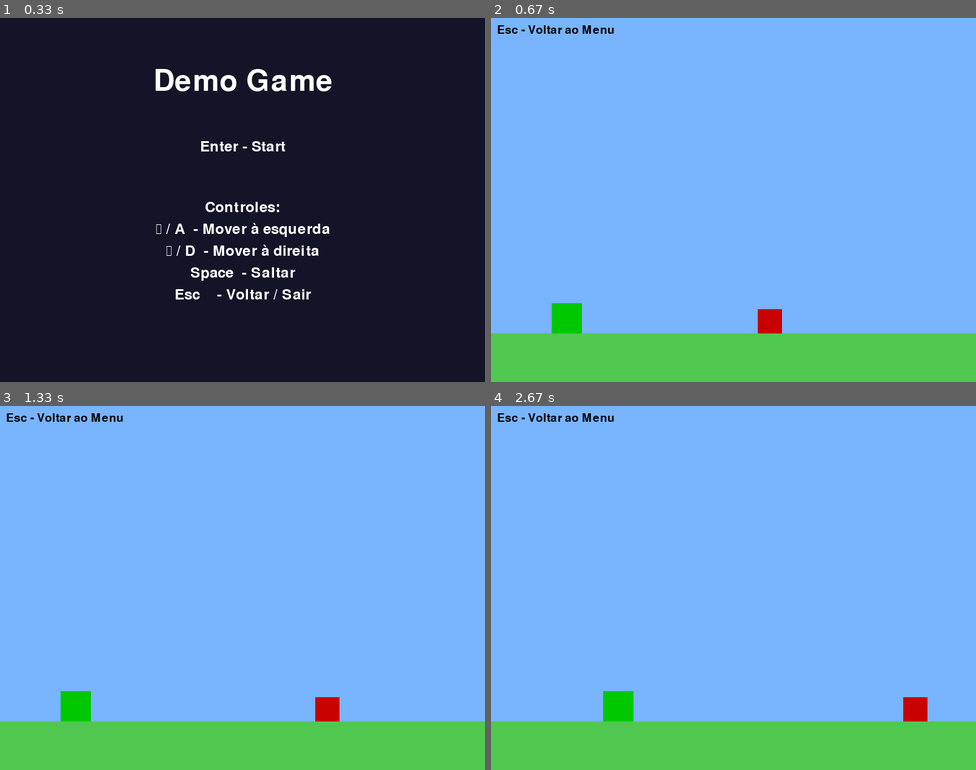
Above: before the commit, frames 1-4 (two rows, left to right).
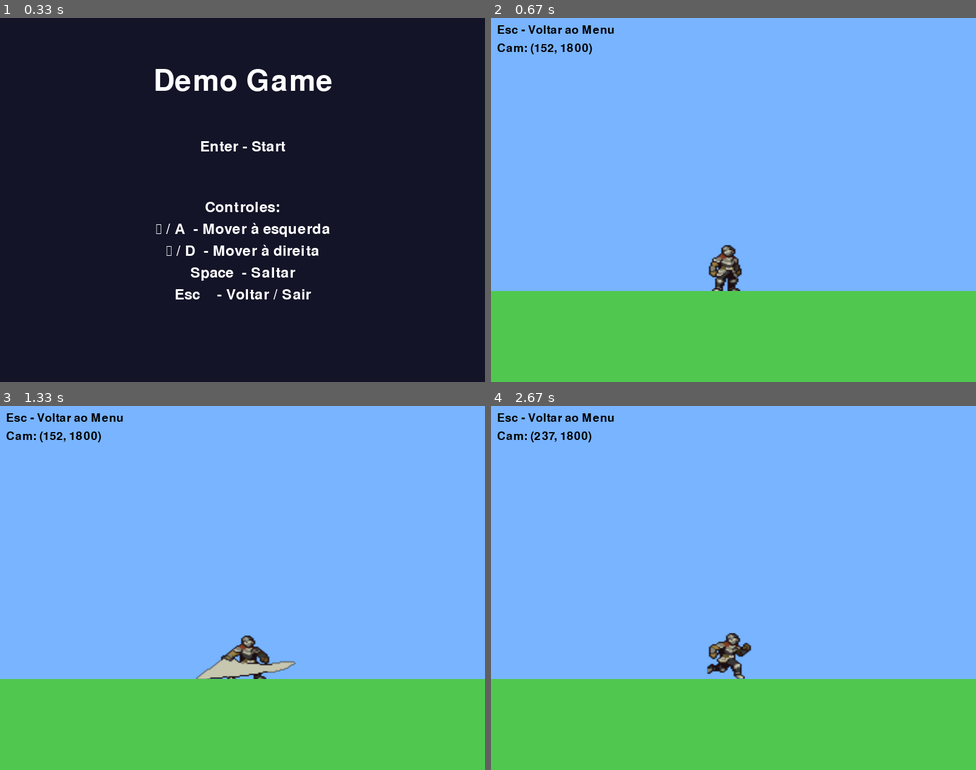
Above: after the commit, the same moments.

Repository: juniodevs/PyGameProject
Game: pygame game, started from src/main.py
Two runs of this game, one before a commit and one after it. Both use one fixed random seed, a clock stepped at 60 frames per second and the inputs below.
Inputs:
- Up to frame 1 (0.33 s): no input
- Up to frame 2 (0.67 s): tap Enter at 0.33 s
- Up to frame 3 (1.33 s): tap Space at 0.67 s; tap Ctrl at 1 s
- Up to frame 4 (2.67 s): tap Ctrl at 1.33 s; tap A at 1.67 s; tap W at 2 s; hold Right from 2.33 s (still down)

Frame 1 is identical in both runs. In frame 2, 13% of the frame differs, in the area x 0-100%, y 7-87%; in frame 3, 13%; in frame 4, 13%.

Commit message:
Add player animations and camera system
- Added various player animation images including death, fall, hit, idle, jump, jump fall in-between, run, and turn around.
- Implemented a camera system that follows the player, ensuring only the visible portion of the world is rendered.
- The camera respects map boundaries to prevent displaying areas outside the playable zone.
- Updated camera functionality to convert world coordinates to screen coordinates for rendering.

Diff:
--- /dev/null
+++ b/src/game/camera.py
@@ -0,0 +1,72 @@
+"""Camera system that follows the player."""
+import pygame
+
+
+class Camera:
+    """Camera follows the player and renders only visible portion of world.
+
+    The camera is centered on the player (or slightly offset for better visibility).
+    It respects map boundaries to prevent showing black void outside the playable area.
+    """
+
+    def __init__(self, screen_width, screen_height, world_width, world_height):
+        """Initialize camera.
+
+        Args:
+            screen_width: Display width in pixels
+            screen_height: Display height in pixels
+            world_width: Total world/map width in pixels
+            world_height: Total world/map height in pixels
+        """
+        self.screen_width = screen_width
+        self.screen_height = screen_height
+        self.world_width = world_width
+        self.world_height = world_height
+
+        # Camera position (top-left corner of visible area in world coordinates)
+        self.x = 0
+        self.y = 0
+
+    def update(self, target_rect):
+        """Update camera to follow target (usually the player).
+
+        Args:
+            target_rect: pygame.Rect of the entity to follow (player)
+        """
+        # Center camera on the target (player's center)
+        self.x = target_rect.centerx - self.screen_width // 2
+        self.y = target_rect.centery - self.screen_height // 2
+
+        # Clamp camera to world boundaries
+        self.x = max(0, min(self.x, self.world_width - self.screen_width))
+        self.y = max(0, min(self.y, self.world_height - self.screen_height))
+
+    def apply(self, rect):
+        """Convert world coordinates to screen coordinates.
+
+        Args:
+            rect: pygame.Rect in world space
+
+        Returns:
+            pygame.Rect in screen space (relative to camera view)
+        """
+        return rect.move(-self.x, -self.y)
+
+    def apply_point(self, x, y):
+        """Convert a point from world coordinates to screen coordinates.
+
+        Args:
+            x, y: Position in world space
+
+        Returns:
+            Tuple (screen_x, screen_y)
+        """
+        return (x - self.x, y - self.y)
+
+    def get_viewport_rect(self):
+        """Get the visible area of the world in world coordinates.
+
+        Returns:
+            pygame.Rect representing the camera's view in world space
+        """
+        return pygame.Rect(self.x, self.y, self.screen_width, self.screen_height)
--- a/src/game/entities/player.py
+++ b/src/game/entities/player.py
@@ -1,21 +1,112 @@
+import os
 import pygame
+import random
 
 
 class Player:
+    """Player with sprite-based animations.
+
+    Animations are loaded from src/assets/images/player and scaled to 38x20.
+    State machine handles smooth transitions between idle/run/turn/attack/jump/fall/hit/death.
+    """
+
     def __init__(self, x, y):
-        self.width = 50
-        self.height = 50
+        # target logical size for the sprite frames (increased size)
+        # Updated to 304x160 as per requirements
+        self.width = 304
+        self.height = 160
         self.rect = pygame.Rect(x, y, self.width, self.height)
+
+        # Movement
         self.speed = 5
         self.vel_x = 0
         self.vel_y = 0
         self.jump_power = -12
         self.gravity = 0.6
         self.on_ground = False
-        # direction player is facing: 1 = right, -1 = left
-        self.facing = 1
+        self.facing = 1  # 1 = right, -1 = left
+
+        # Animation state
+        self.animations = {}  # name -> list of Surfaces
+        self.state = 'idle'
+        self.anim_index = 0
+        self.last_anim_time = pygame.time.get_ticks()
+        # milliseconds per frame (can be tuned per animation)
+        self.frame_durations = {
+            'idle': 100,
+            'run': 80,
+            'turn': 80,
+            'attack1': 80,
+            'attack2': 70,
+            'jump': 120,
+            'jump_trans': 80,
+            'fall': 120,
+            'fall_trans': 80,
+            'hit': 250,
+            'death': 100,
+        }
+
+        # Attack toggle to alternate between attack1 and attack2
+        self._next_attack_is_two = False
+        # Lock movement while certain animations play
+        self.locked = False
+
+        # load sprites
+        self._load_sprites()
+
+    def _load_sprites(self):
+        """Load and slice spritesheets from assets/images/player.
+
+        Assumes files are named like `_Idle.png`, `_Run.png`, etc. Frame counts follow the spec.
+        """
+        base = os.path.abspath(os.path.join(os.path.dirname(__file__), '..', '..'))
+        assets_dir = os.path.join(base, 'assets', 'images', 'player')
+
+        # mapping animation name -> (filename without leading underscore, frame_count)
+        mapping = {
+            'idle': ('Idle', 10),
+            'run': ('Run', 10),
+            'turn': ('TurnAround', 3),
+            'attack1': ('Attack', 4),
+            'attack2': ('Attack2', 6),
+            'jump': ('Jump', 3),
+            'jump_trans': ('JumpFallInbetween', 2),
+            'fall': ('Fall', 3),
+            'hit': ('Hit', 1),
+            'death': ('Death', 10),
+        }
+
+        for state, (name, frames) in mapping.items():
+            fname = f'_{name}.png'
+            path = os.path.join(assets_dir, fname)
+            if not os.path.exists(path):
+                # fallback: create a simple colored surface so game won't crash
+                surf = pygame.Surface((self.width, self.height), pygame.SRCALPHA)
+                surf.fill((255, 0, 255))
+                self.animations[state] = [surf]
+                continue
+
+            sheet = pygame.image.load(path).convert_alpha()
+            sheet_w, sheet_h = sheet.get_size()
+
+            # If frames fits horizontally
+            frame_w = max(1, sheet_w // frames)
+            frames_list = []
+            for i in range(frames):
+                rect = pygame.Rect(i * frame_w, 0, frame_w, sheet_h)
+                frame = pygame.Surface(rect.size, pygame.SRCALPHA)
+                frame.blit(sheet, (0, 0), rect)
+                # scale to target size
+                frame = pygame.transform.smoothscale(frame, (self.width, self.height))
+                frames_list.append(frame)
+
+            self.animations[state] = frames_list
 
     def handle_input(self, keys):
+        # If locked (e.g., during attack animations) allow minimal movement if desired
+        if self.locked:
+            return
+
         self.vel_x = 0
         if keys[pygame.K_LEFT] or keys[pygame.K_a]:
             self.vel_x = -self.speed
@@ -27,9 +118,28 @@
             self.vel_y = self.jump_power
             self.on_ground = False
 
+    def attack(self):
+        """Trigger an attack. Alternates between attack1 and attack2 for variety."""
+        if self.state.startswith('attack') or self.state == 'death':
+            return
+        self._next_attack_is_two = not self._next_attack_is_two
+        self.state = 'attack2' if self._next_attack_is_two else 'attack1'
+        self.anim_index = 0
+        self.last_anim_time = pygame.time.get_ticks()
+        # lock movement briefly while attacking
+        self.locked = True
+
+    def _set_state(self, new_state):
+        if new_state == self.state:
+            return
+        self.state = new_state
+        self.anim_index = 0
+        self.last_anim_time = pygame.time.get_ticks()
+
     def update(self, screen_width, screen_height, ground_y):
         # Apply gravity
         self.vel_y += self.gravity
+
         # Move
         self.rect.x += int(self.vel_x)
         self.rect.y += int(self.vel_y)
@@ -38,7 +148,10 @@
         if self.rect.bottom >= ground_y:
             self.rect.bottom = ground_y
             self.vel_y = 0
+            # If was falling or jumping, land
             self.on_ground = True
+        else:
+            self.on_ground = False
 
         # Keep inside horizontal bounds
         if self.rect.left < 0:
@@ -46,8 +159,111 @@
         if self.rect.right > screen_width:
             self.rect.right = screen_width
 
+        # Decide animation state based on velocities and flags
+        # Death/hit take precedence (not implemented death trigger here)
+        if self.state == 'death':
+            # play death until finished (no transitions)
+            self._update_animation(loop=False)
+            return
+
+        # If attacking, advance attack animation and unlock when finished
+        if self.state.startswith('attack'):
+            finished = self._update_animation(loop=False)
+            if finished:
+                # return to run or idle depending on vel_x
+                self.locked = False
+                if abs(self.vel_x) > 0:
+                    self._set_state('run')
+                else:
+                    self._set_state('idle')
+            return
+
+        # In air -> jump or fall
+        if not self.on_ground:
+            if self.vel_y < 0:
+                # going up -> jump
+                # If we just switched from falling, play jump_trans first
+                if self.state == 'fall' and 'jump_trans' in self.animations:
+                    self._set_state('jump_trans')
+                else:
+                    self._set_state('jump')
+            else:
+                # going down -> fall. If we were in jump, insert transition
+                if self.state == 'jump' and 'jump_trans' in self.animations:
+                    self._set_state('jump_trans')
+                else:
+                    self._set_state('fall')
+        else:
+            # On ground: run or idle
+            if abs(self.vel_x) > 0:
+                # turning quickly? use turn animation when velocity reverses
+                if (self.vel_x > 0 and self.facing < 0) or (self.vel_x < 0 and self.facing > 0):
+                    self._set_state('turn')
+                else:
+                    self._set_state('run')
+            else:
+                self._set_state('idle')
+
+        # advance animation normally
+        self._update_animation(loop=True)
+
+    def _update_animation(self, loop=True):
+        """Advance animation frames based on time.
+
+        Returns True if a non-looping animation finished on this update.
+        """
+        now = pygame.time.get_ticks()
+        key = self.state
+        frames = self.animations.get(key, None)
+        if not frames:
+            return True
+
+        dur = self.frame_durations.get(key, 100)
+        if now - self.last_anim_time >= dur:
+            self.anim_index += 1
+            self.last_anim_time = now
+            if self.anim_index >= len(frames):
+                if loop:
+                    self.anim_index = 0
+                else:
+                    # clamp to last frame and report finished
+                    self.anim_index = len(frames) - 1
+                    return True
+        return False
+
     def draw(self, surface):
-        pygame.draw.rect(surface, (0, 200, 0), self.rect)
+        frames = self.animations.get(self.state, None)
+        if not frames:
+            # fallback visual
+            pygame.draw.rect(surface, (0, 200, 0), self.rect)
+            return
+
+        frame = frames[self.anim_index % len(frames)]
+        # flip if facing left
+        if self.facing < 0:
+            frame = pygame.transform.flip(frame, True, False)
+
+        surface.blit(frame, self.rect.topleft)
+
+    def draw_at(self, surface, pos):
+        """Draw player sprite at a specific screen position (used by camera system).
+
+        Args:
+            surface: pygame surface to draw on
+            pos: tuple (x, y) position on screen in pixels
+        """
+        frames = self.animations.get(self.state, None)
+        if not frames:
+            # fallback visual
+            pygame.draw.rect(surface, (0, 200, 0), (*pos, self.width, self.height))
+            return
+
+        frame = frames[self.anim_index % len(frames)]
+        # flip if facing left
+        if self.facing < 0:
+            frame = pygame.transform.flip(frame, True, False)
+
+        surface.blit(frame, pos)
 
     def get_rect(self):
         return self.rect
--- a/src/game/scenes/gameplay.py
+++ b/src/game/scenes/gameplay.py
@@ -1,8 +1,7 @@
 import pygame
 from ..settings import WHITE, BLACK
 from ..entities.player import Player
-from ..entities.enemy import Enemy
-from ..entities.projectile import Projectile
+from ..camera import Camera
 
 
 class Gameplay:
@@ -11,20 +10,23 @@
         self.screen = app.screen
         self.screen_width = self.screen.get_width()
         self.screen_height = self.screen.get_height()
-        # Ground Y coordinate
-        self.ground_y = self.screen_height - 80
 
-        # Create player and enemy
-        self.player = Player(100, self.ground_y - 50)
-        # Enemy patrol between x=300 and x=700
-        self.enemy = Enemy(400, self.ground_y - 40, min_x=300, max_x=700)
+        # Expanded world/map dimensions (much larger than screen)
+        # This allows the player to move around in a larger world
+        self.world_width = 2400  # 3x screen width for horizontal exploration
+        self.world_height = 2400  # Match width for square-ish world proportions
+
+        # Ground Y coordinate (in world space)
+        self.ground_y = self.world_height - 150
+
+        # Create player in the world (starting position)
+        # Player height is 160, so position it appropriately on the ground
+        self.player = Player(400, self.ground_y - 160)
+
+        # Initialize camera to follow the player
+        self.camera = Camera(self.screen_width, self.screen_height, self.world_width, self.world_height)
 
         self.font = pygame.font.Font(None, 28)
-        # Projectiles list
-        self.projectiles = []
-        # Cooldown in milliseconds
-        self.shoot_cooldown_ms = 2000
-        self.last_shot_time = 0
 
     def handle_event(self, event):
         if event.type == pygame.QUIT:
@@ -33,60 +35,46 @@
             if event.key == pygame.K_ESCAPE:
                 # Return to main menu
                 self.app.go_to_menu()
-            # Shoot projectile with Ctrl (left or right)
+            # Attack with Ctrl -> call player's attack animation
             if event.key in (pygame.K_LCTRL, pygame.K_RCTRL):
-                now = pygame.time.get_ticks()
-                if now - self.last_shot_time >= self.shoot_cooldown_ms:
-                    # create projectile at player's center, going in facing direction
-                    p_x = self.player.rect.centerx
-                    p_y = self.player.rect.centery
-                    proj = Projectile(p_x, p_y, direction=self.player.facing)
-                    self.projectiles.append(proj)
-                    self.last_shot_time = now
+                self.player.attack()
 
     def update(self):
         keys = pygame.key.get_pressed()
         self.player.handle_input(keys)
-        self.player.update(self.screen_width, self.screen_height, self.ground_y)
-        self.enemy.move()
-
-        # Update projectiles
-        for proj in list(self.projectiles):
-            proj.update()
-            # remove if off-screen
-            if proj.rect.right < 0 or proj.rect.left > self.screen_width:
-                try:
-                    self.projectiles.remove(proj)
-                except ValueError:
-                    pass
-            # collision with enemy
-            elif proj.get_rect().colliderect(self.enemy.rect):
-                # For demo: go back to menu on hit
-                self.app.go_to_menu()
-
-        # Collision: if player collides with enemy, go back to menu (demo behavior)
-        if self.player.get_rect().colliderect(self.enemy.rect):
-            # For demo, go back to menu on collision
-            self.app.go_to_menu()
+        # Player update uses world dimensions instead of screen dimensions
+        self.player.update(self.world_width, self.world_height, self.ground_y)
+        # Update camera to follow the player
+        self.camera.update(self.player.rect)
 
     def render(self, screen):
-        # Background
+        # Background (fill screen with sky color)
         screen.fill((120, 180, 255))
 
-        # Ground
-        pygame.draw.rect(screen, (80, 200, 80), (0, self.ground_y, self.screen_width, self.screen_height - self.ground_y))
+        # Calculate ground position in screen space
+        ground_screen_y = self.ground_y - self.camera.y
 
-        # Draw entities
-        self.player.draw(screen)
-        self.enemy.draw(screen)
+        # Draw ground (extends across the screen)
+        if ground_screen_y < self.screen_height:
+            pygame.draw.rect(
+                screen,
+                (80, 200, 80),
+                (0, ground_screen_y, self.screen_width, self.screen_height - ground_screen_y)
+            )
 
-        # Draw projectiles
-        for proj in self.projectiles:
-            proj.draw(screen)
+        # Draw player (convert to screen coordinates)
+        player_screen_rect = self.camera.apply(self.player.rect)
+        # Only draw if on screen
+        if player_screen_rect.right > 0 and player_screen_rect.left < self.screen_width:
+            self.player.draw_at(screen, player_screen_rect.topleft)
 
-        # HUD / instructions
+        # HUD / instructions (fixed to screen, not affected by camera)
         instr = self.font.render('Esc - Voltar ao Menu', True, BLACK)
         screen.blit(instr, (10, 10))
+
+        # Debug: show camera position
+        cam_debug = self.font.render(f'Cam: ({int(self.camera.x)}, {int(self.camera.y)})', True, BLACK)
+        screen.blit(cam_debug, (10, 40))
 
     def update_events(self):
         # Not used: we handle single events via handle_event called by app
Binary file added: src/assets/images/player/_Attack.png
Binary file added: src/assets/images/player/_Attack2.png
Binary file added: src/assets/images/player/_Attack2NoMovement.png
Binary file added: src/assets/images/player/_AttackCombo2hit.png
Binary file added: src/assets/images/player/_AttackComboNoMovement.png
Binary file added: src/assets/images/player/_AttackNoMovement.png
Binary file added: src/assets/images/player/_Dash.png
Binary file added: src/assets/images/player/_Death.png
Binary file added: src/assets/images/player/_DeathNoMovement.png
Binary file added: src/assets/images/player/_Fall.png
Binary file added: src/assets/images/player/_Hit.png
Binary file added: src/assets/images/player/_Idle.png
(and 4 more such lines)
